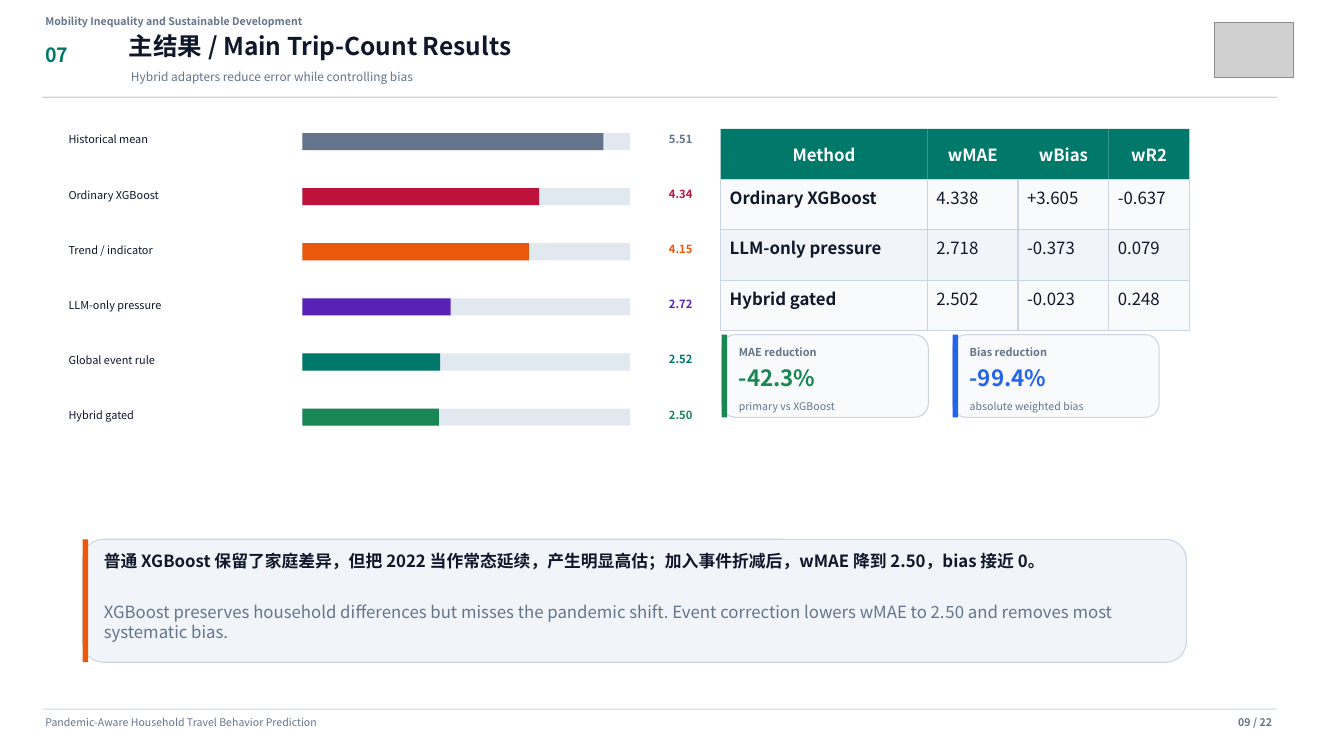
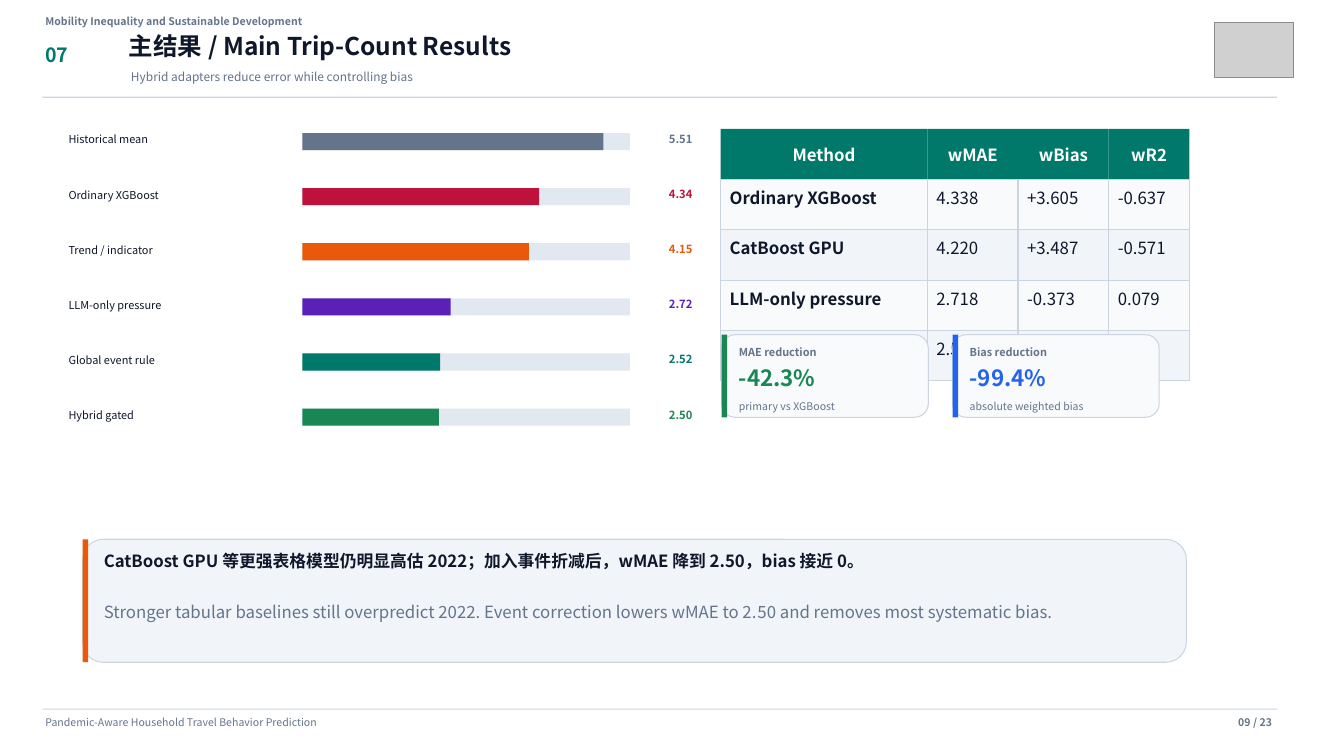
Before and after one commit to Lrving-code/NHTS-Travel-Prediction, a slide deck: slide 9 of outputs/final_project/NHTS_Travel_Behavior_Template_Presentation.pptx. Drawn at 1344x756 pixels with LibreOffice and Linux fonts; fonts in the diff are those of the drawing; grey boxes stand for pictures. Boxes give left, top, right and bottom in pixels: in the first picture for what was removed or moved away, otherwise in the second. Text is boxed around its words. In the diff, an @@ line names an element or a change of style, - is before the commit and + after.

Commit message:
feat(research): add stronger baselines and equity-aware evaluation

```diff
--- a/outputs/final_project/NHTS_Travel_Behavior_Template_Presentation.pptx
+++ b/outputs/final_project/NHTS_Travel_Behavior_Template_Presentation.pptx
@@ text added at [730, 241, 845, 255], 12 pt, text #0F172A, bold @@
+CatBoost GPU
@@ text at [936, 241, 978, 254]: text changed @@
-2.718
+4.220
@@ text at [1027, 241, 1078, 255]: text changed @@
--0.373
++3.487
@@ text at [1118, 241, 1166, 254]: text changed @@
-0.079
+-0.571
@@ text "LLM-only pressure": place and size @@
-text "LLM-only pressure" at [730, 240, 882, 258]
+text "LLM-only pressure" at [730, 291, 882, 309]
@@ text removed at [730, 291, 837, 309] @@
-Hybrid gated
@@ text at [936, 292, 978, 306]: text changed @@
-2.502
+2.718
@@ text at [1027, 292, 1075, 306]: text changed @@
--0.023
+-0.373
@@ text at [1118, 292, 1160, 305]: text changed @@
-0.248
+0.079
@@ rectangle added at [721, 331, 928, 381], fill #F1F5F9, outline #CBD5E1 0.75 pt @@
@@ rectangle added at [928, 331, 1018, 381], fill #F1F5F9, outline #CBD5E1 0.75 pt @@
@@ text added at [936, 338, 978, 360], 12 pt, text #0F172A @@
+2.502
@@ rectangle added at [1109, 331, 1190, 381], fill #F1F5F9, outline #CBD5E1 0.75 pt @@
@@ text at [104, 550, 864, 572]: text changed @@
-普通 XGBoost 保留了家庭差异，但把 2022 当作常态延续，产生明显高估；加入事件折减后，wMAE 降到 2.50，bias 接近 0。
+CatBoost GPU 等更强表格模型仍明显高估 2022；加入事件折减后，wMAE 降到 2.50，bias 接近 0。
@@ text at [104, 604, 1052, 622]: text changed @@
-XGBoost preserves household differences but misses the pandemic shift. Event correction lowers wMAE to 2.50 and removes most systematic bias.
+Stronger tabular baselines still overpredict 2022. Event correction lowers wMAE to 2.50 and removes most systematic bias.
```
Also in this commit, not shown: 21 other slides changed, 1 slide added, 26 other files.
